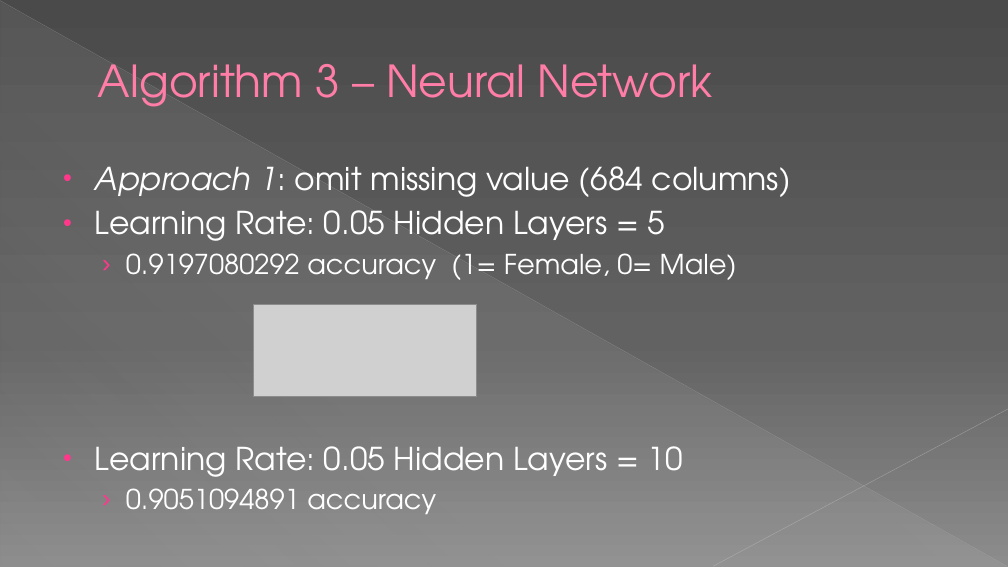
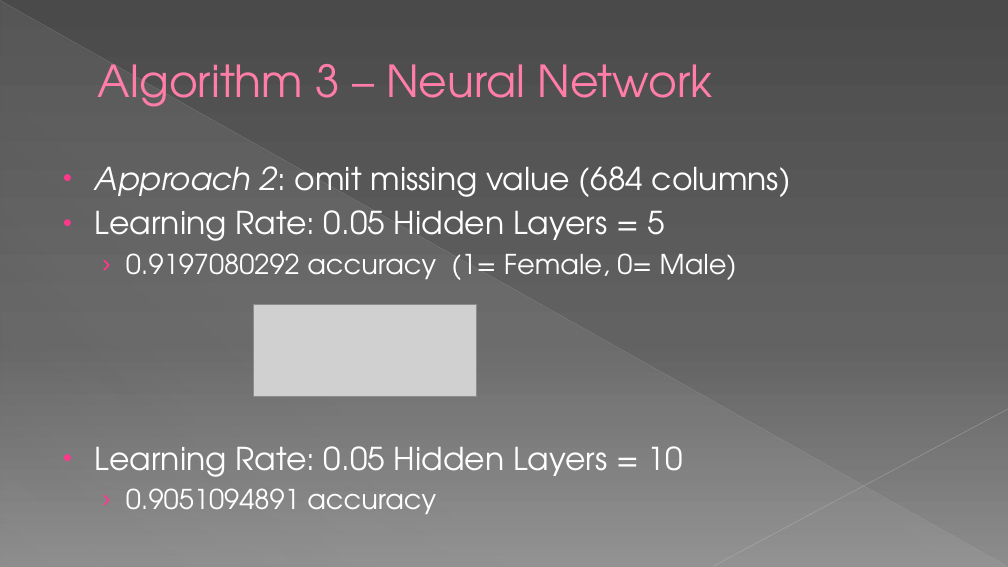
Before and after one commit to dhavalaM/CS513-Project, a slide deck: slide 25 of Presentation_YPS.pptx (slide 14 before the commit). Drawn at 1008x567 pixels with LibreOffice and Linux fonts; fonts in the diff are those of the drawing; grey boxes stand for pictures. Boxes give left, top, right and bottom in pixels: in the first picture for what was removed or moved away, otherwise in the second. Text is boxed around its words. In the diff, an @@ line names an element or a change of style, - is before the commit and + after.

```diff
--- a/Presentation_YPS.pptx
+++ b/Presentation_YPS.pptx
@@ text at box(95, 166, 791, 197): text changed @@
-• Approach 1: omit missing value (684 columns)
+• Approach 2: omit missing value (684 columns)
```
Also in this commit, not shown: 4 other slides changed, 11 slides added.
